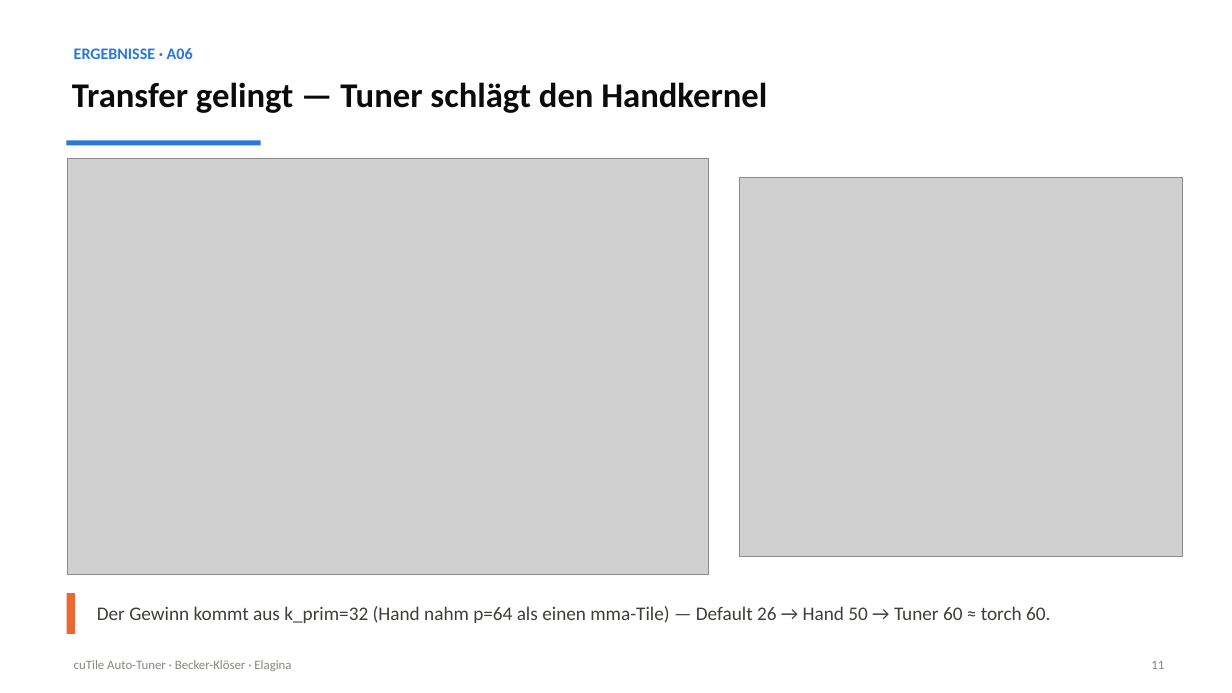
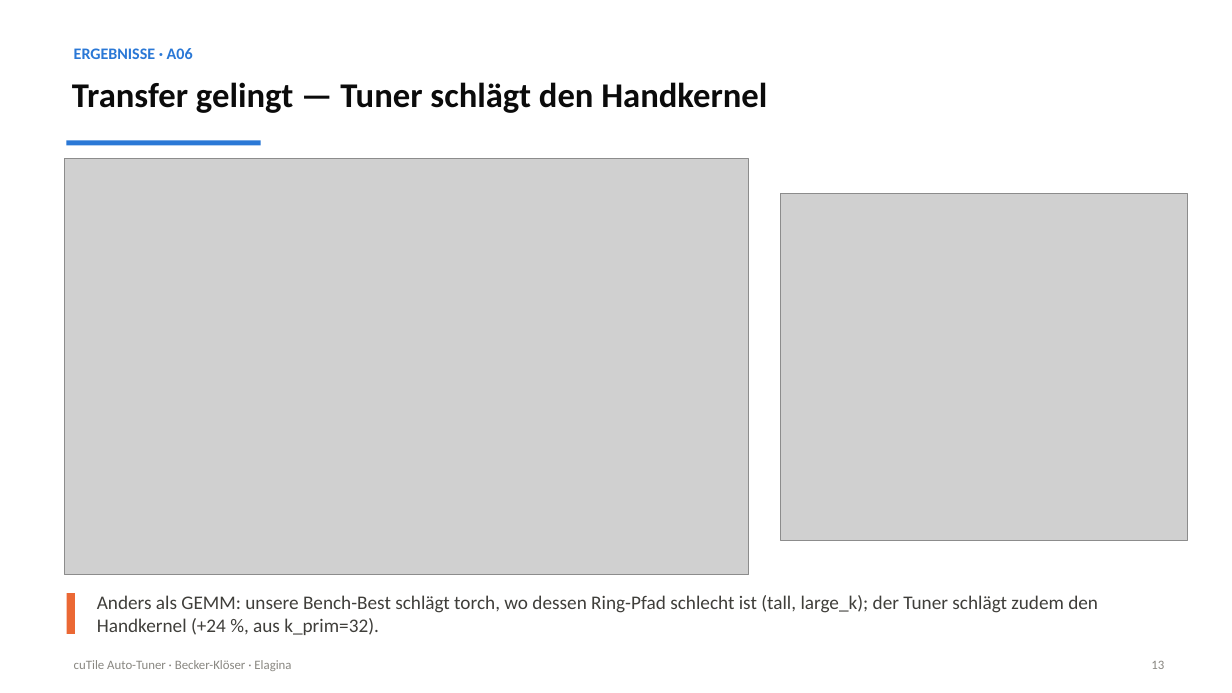
Before and after one commit to Niklas2021/MLA-SoSe-26, a slide deck: slide 16 of project/praesentation/cuTile_Auto-Tuner.pptx (slide 14 before the commit). Drawn at 1232x693 pixels with LibreOffice and Linux fonts; fonts in the diff are those of the drawing; grey boxes stand for pictures. Boxes give left, top, right and bottom in pixels: in the first picture for what was removed or moved away, otherwise in the second. Text is boxed around its words. In the diff, an @@ line names an element or a change of style, - is before the commit and + after.

```diff
--- a/project/praesentation/cuTile_Auto-Tuner.pptx
+++ b/project/praesentation/cuTile_Auto-Tuner.pptx
@@ picture: place and size @@
-picture at [67,159,709,575]
+picture at [65,159,750,575]
@@ picture: place and size @@
-picture at [739,177,1183,556]
+picture at [781,193,1188,541]
@@ text at [97,595,1098,635]: text changed @@
-Der Gewinn kommt aus k_prim=32 (Hand nahm p=64 als einen mma-Tile) — Default 26 → Hand 50 → Tuner 60 ≈ torch 60.
+Anders als GEMM: unsere Bench-Best schlägt torch, wo dessen Ring-Pfad schlecht ist (tall, large_k); der Tuner schlägt zudem den Handkernel (+24 %, aus k_prim=32).
@@ text at [1151,661,1164,669]: text changed @@
-11
+13
```
Also in this commit, not shown: 9 other slides changed, 3 slides added, 1 slide removed, 25 other files.
